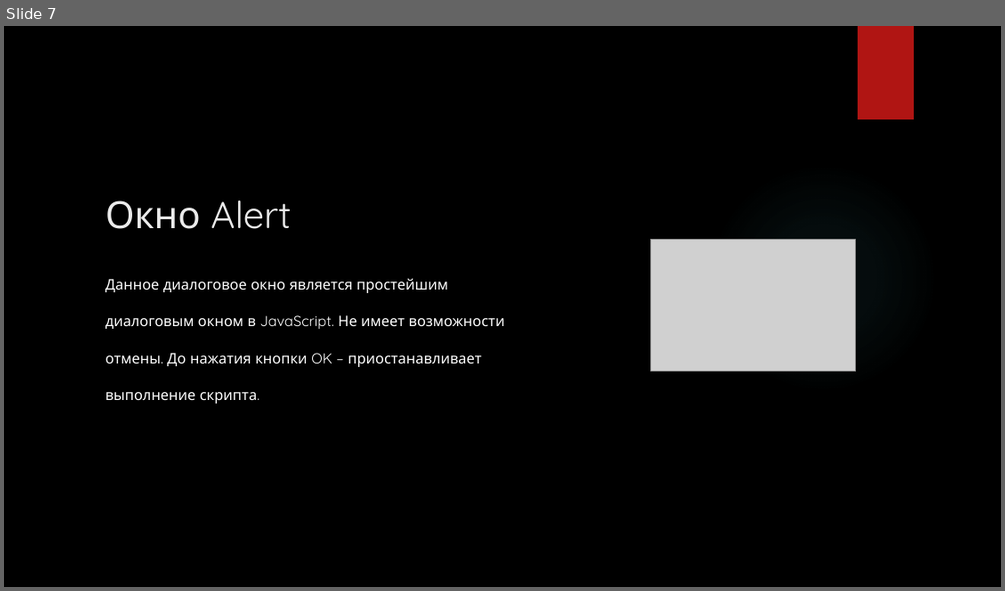
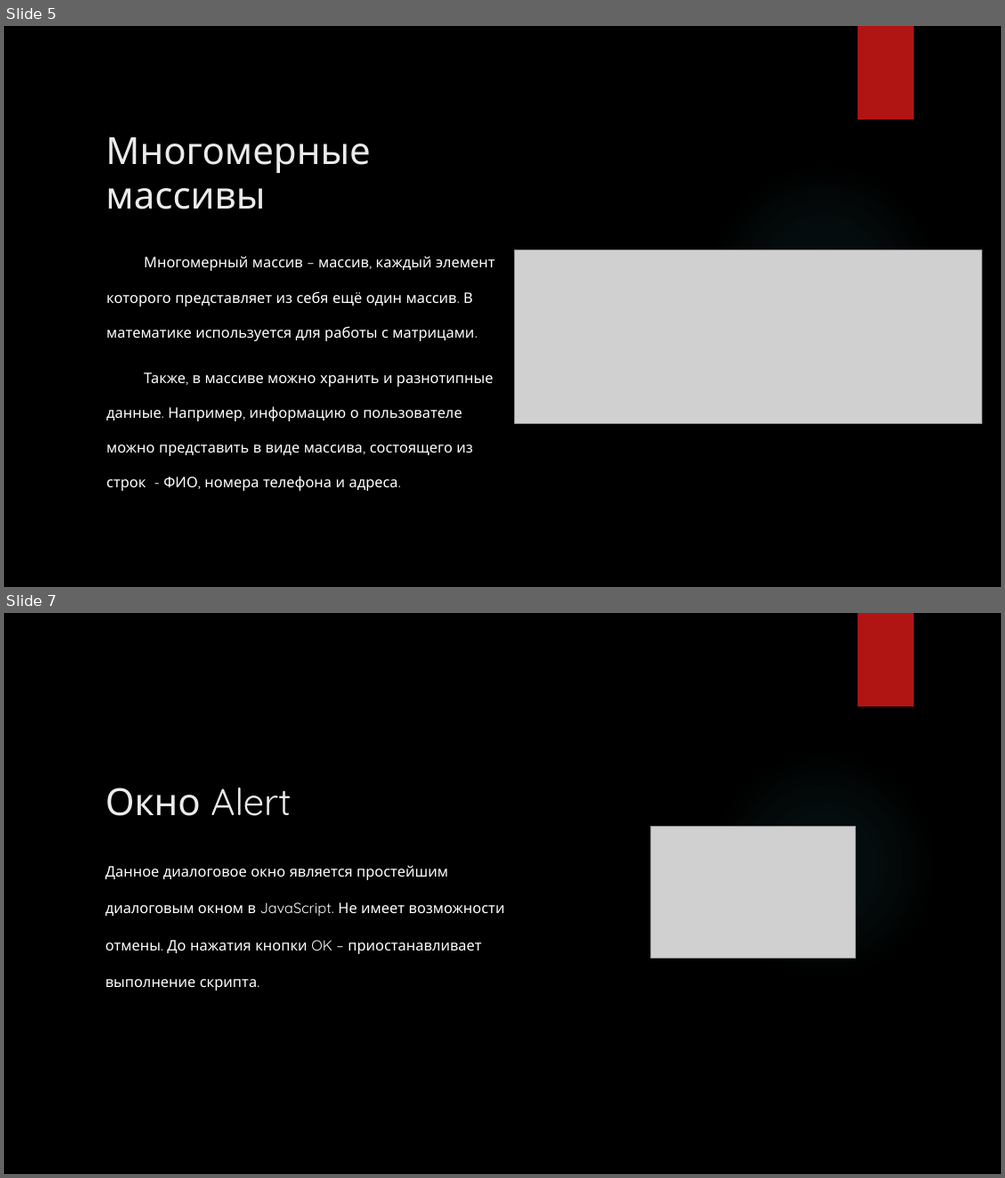
Before and after one commit to Andrew3100/JavaScriptLessons, a slide deck: Массивы/Введение в JavaScript.pptx. Shown one above the other, each under a label of ours: slide 7 before the commit, slides 5 and 7 after it; the slides between them are not shown. The pictures are 1005x591 and 1005x1178 pixels, drawn with LibreOffice and Linux fonts; fonts in the diff are those of the drawing; grey boxes stand for pictures; background and template pictures are left out. Boxes give left, top, right and bottom in pixels: in the first picture for what was removed or moved away, otherwise in the second. Text is boxed around its words. In the diff, an @@ line names an element or a change of style, - is before the commit and + after.

Commit message:
Материалы по массивам

```diff
--- a/Массивы/Введение в JavaScript.pptx
+++ b/Массивы/Введение в JavaScript.pptx
@@ slide 5 added at bbox=[4, 26, 1001, 587], background picture (left out); not listed: 2 template elements that a slide beside it also shows @@
@@ title added at bbox=[105, 137, 370, 209], 36 pt, text #EBEBEB @@
+Многомерные массивы
@@ text added at bbox=[106, 256, 495, 491], 14 pt, text #FFFFFF @@
+Многомерный массив – массив, каждый элемент которого представляет из себя ещё один массив. В математике используется для работы с матрицами.
+Также, в массиве можно хранить и разнотипные данные. Например, информацию о пользователе можно представить в виде массива, состоящего из строк - ФИО, номера телефона и адреса.
@@ picture added at bbox=[515, 249, 982, 423] @@
```
Also in this commit, not shown: 3 slides changed, 2 other slides added, 3 slides removed.
